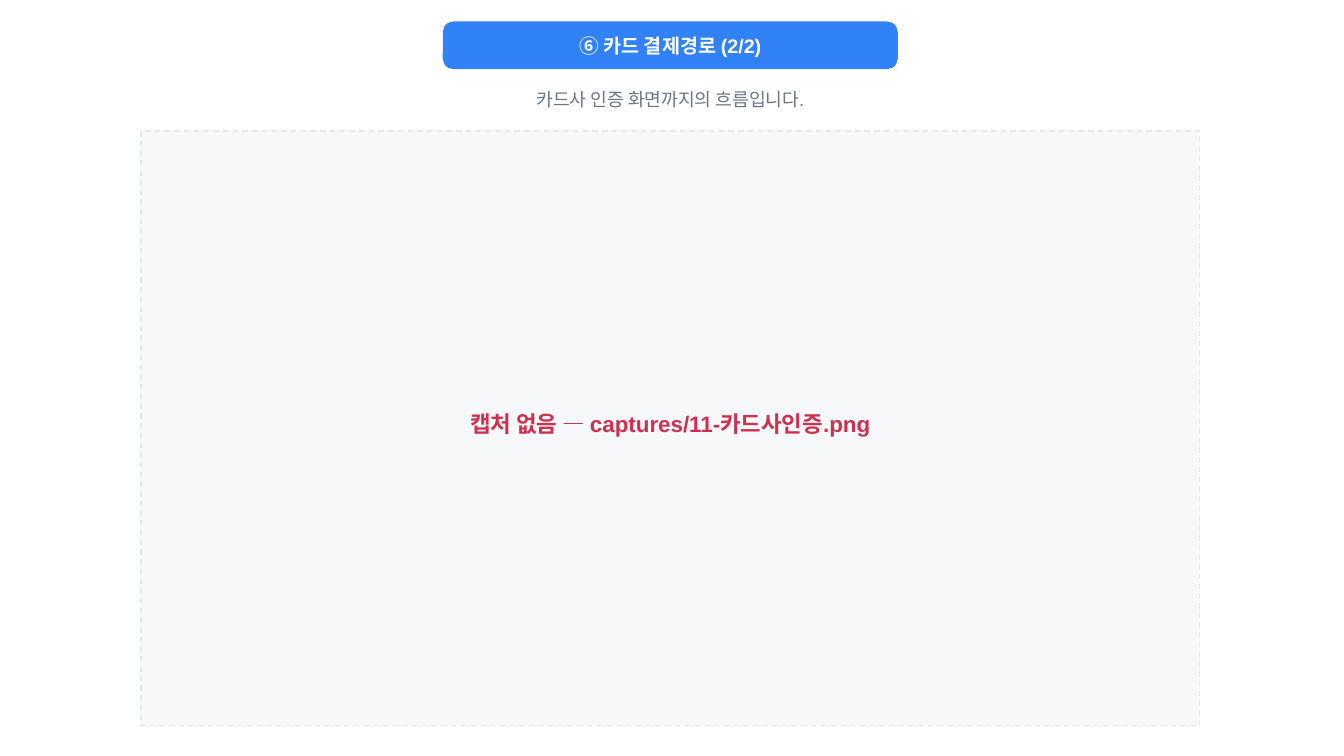
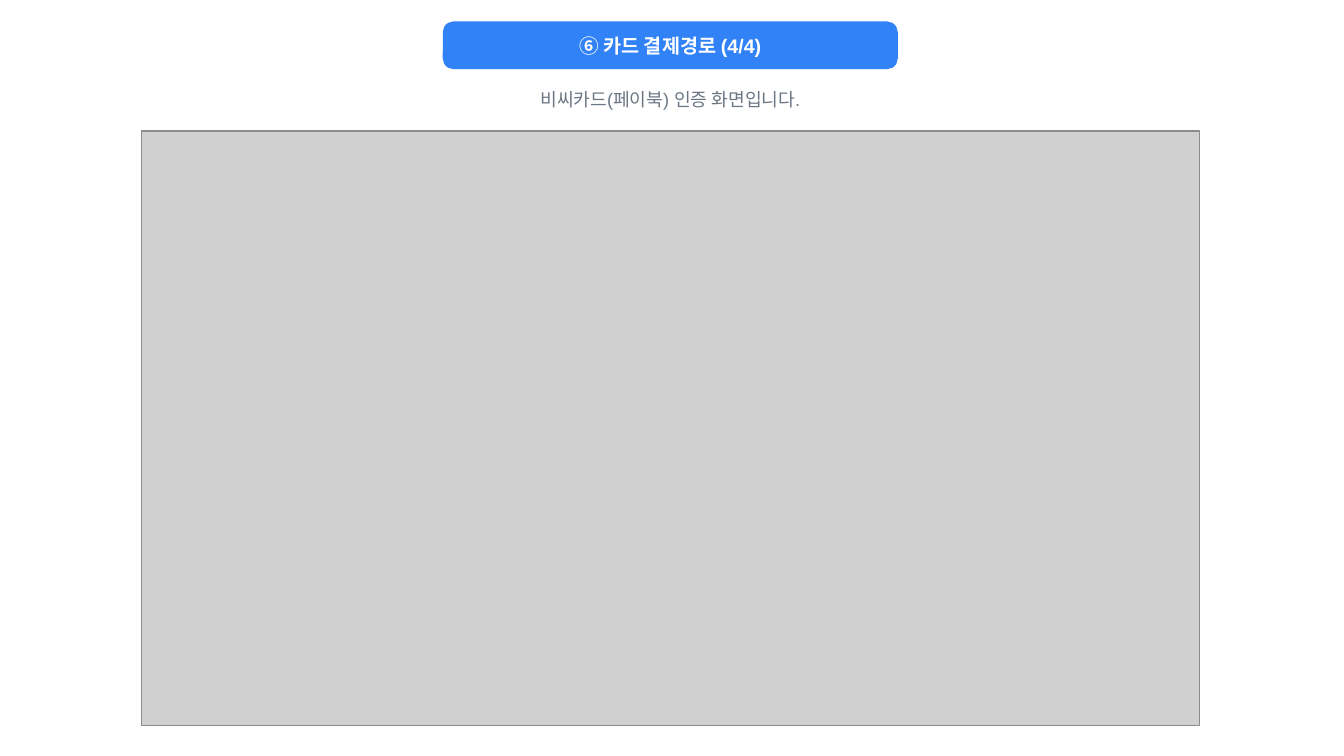
Before and after one commit to seozenee/unmyeongdaero, a slide deck: slide 12 of docs/토스페이먼츠/결제경로_운명대로.pptx (slide 11 before the commit). Drawn at 1344x756 pixels with LibreOffice and Linux fonts; fonts in the diff are those of the drawing; grey boxes stand for pictures. Boxes give left, top, right and bottom in pixels: in the first picture for what was removed or moved away, otherwise in the second. Text is boxed around its words. In the diff, an @@ line names an element or a change of style, - is before the commit and + after.

```diff
--- a/docs/토스페이먼츠/결제경로_운명대로.pptx
+++ b/docs/토스페이먼츠/결제경로_운명대로.pptx
@@ text at [579, 36, 761, 57]: text changed @@
-⑥ 카드 결제경로 (2/2)
+⑥ 카드 결제경로 (4/4)
@@ text at [540, 91, 801, 110]: text changed @@
-카드사 인증 화면까지의 흐름입니다.
+비씨카드(페이북) 인증 화면입니다.
@@ rectangle removed at [141, 131, 1200, 726] @@
@@ picture added at [141, 131, 1200, 726] @@
@@ text removed at [470, 413, 870, 437] @@
-캡처 없음 — captures/11-카드사인증.png
```
Also in this commit, not shown: 8 other slides changed, 2 slides added, 1 slide removed, 19 other files.
